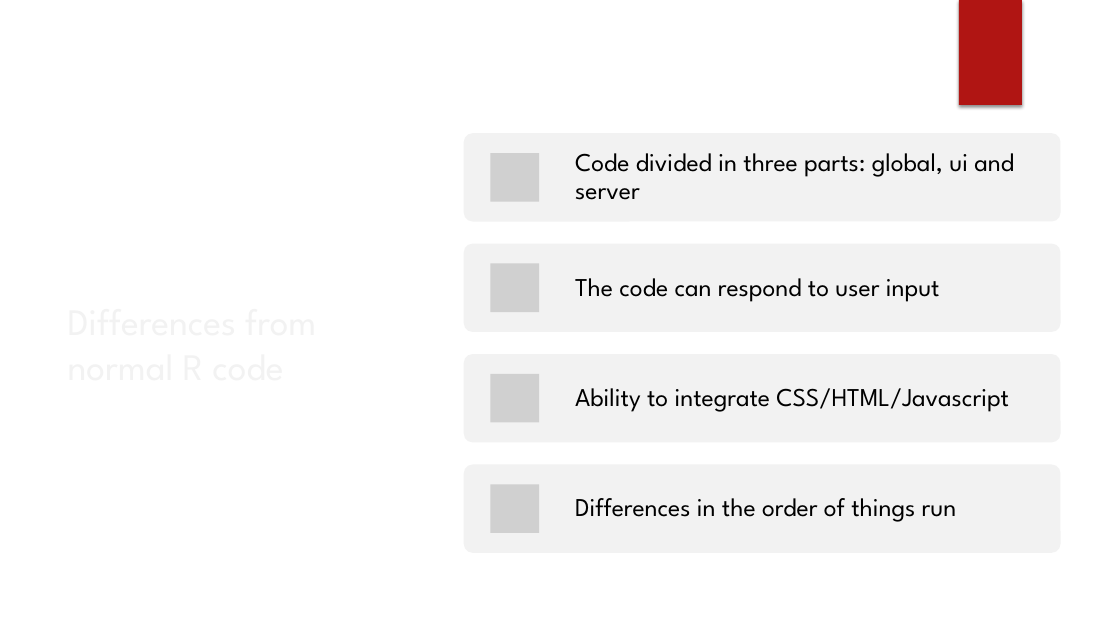
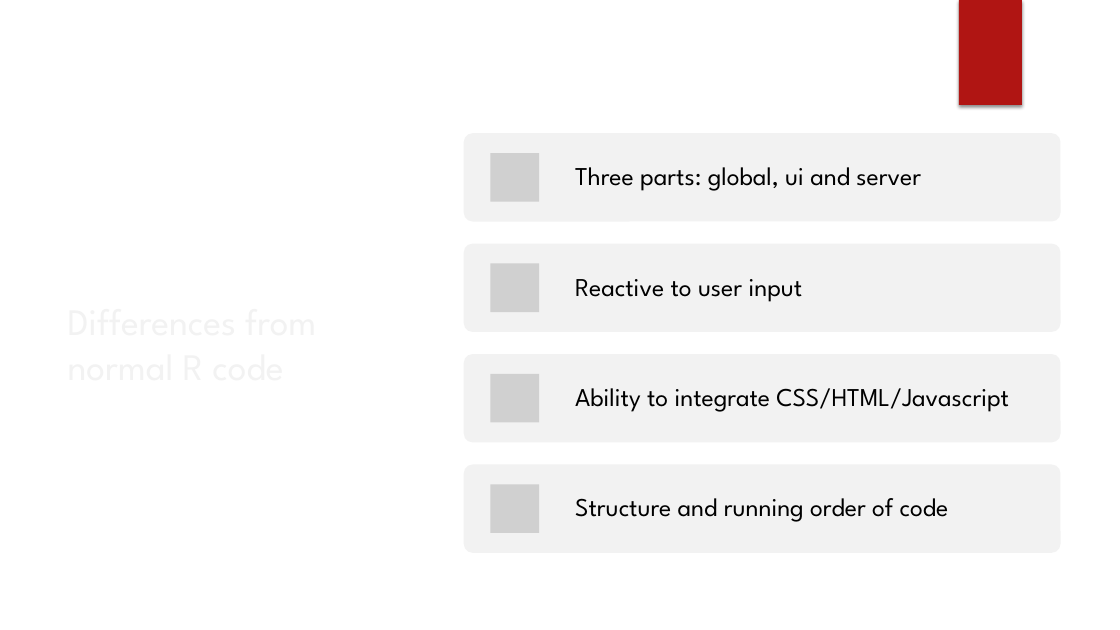
Before and after one commit to Public-Health-Scotland/r-pubhealth-workshop, a slide deck: slide 4 of Session 2/Using a Shiny App in Public Health research.pptx (slide 5 before the commit). Drawn at 1120x630 pixels with LibreOffice and Linux fonts; fonts in the diff are those of the drawing; grey boxes stand for pictures; background and template pictures are left out. Boxes give left, top, right and bottom in pixels: in the first picture for what was removed or moved away, otherwise in the second. Text is boxed around its words. In the diff, an @@ line names an element or a change of style, - is before the commit and + after.

```diff
--- a/Session 2/Using a Shiny App in Public Health research.pptx
+++ b/Session 2/Using a Shiny App in Public Health research.pptx
@@ text at bbox=[575, 167, 921, 191]: text changed @@
-Code divided in three parts: global, ui and server
+Three parts: global, ui and server
@@ text at bbox=[575, 279, 803, 302]: text changed @@
-The code can respond to user input
+Reactive to user input
@@ text at bbox=[575, 498, 949, 522]: text changed @@
-Differences in the order of things run
+Structure and running order of code
```
Also in this commit, not shown: 5 other slides changed, 1 slide added, 1 slide removed.
